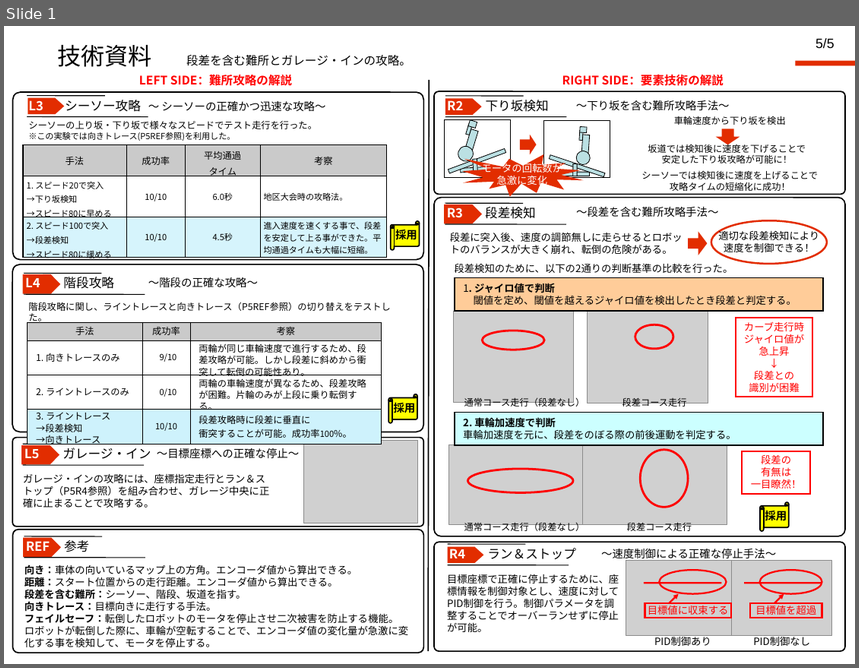
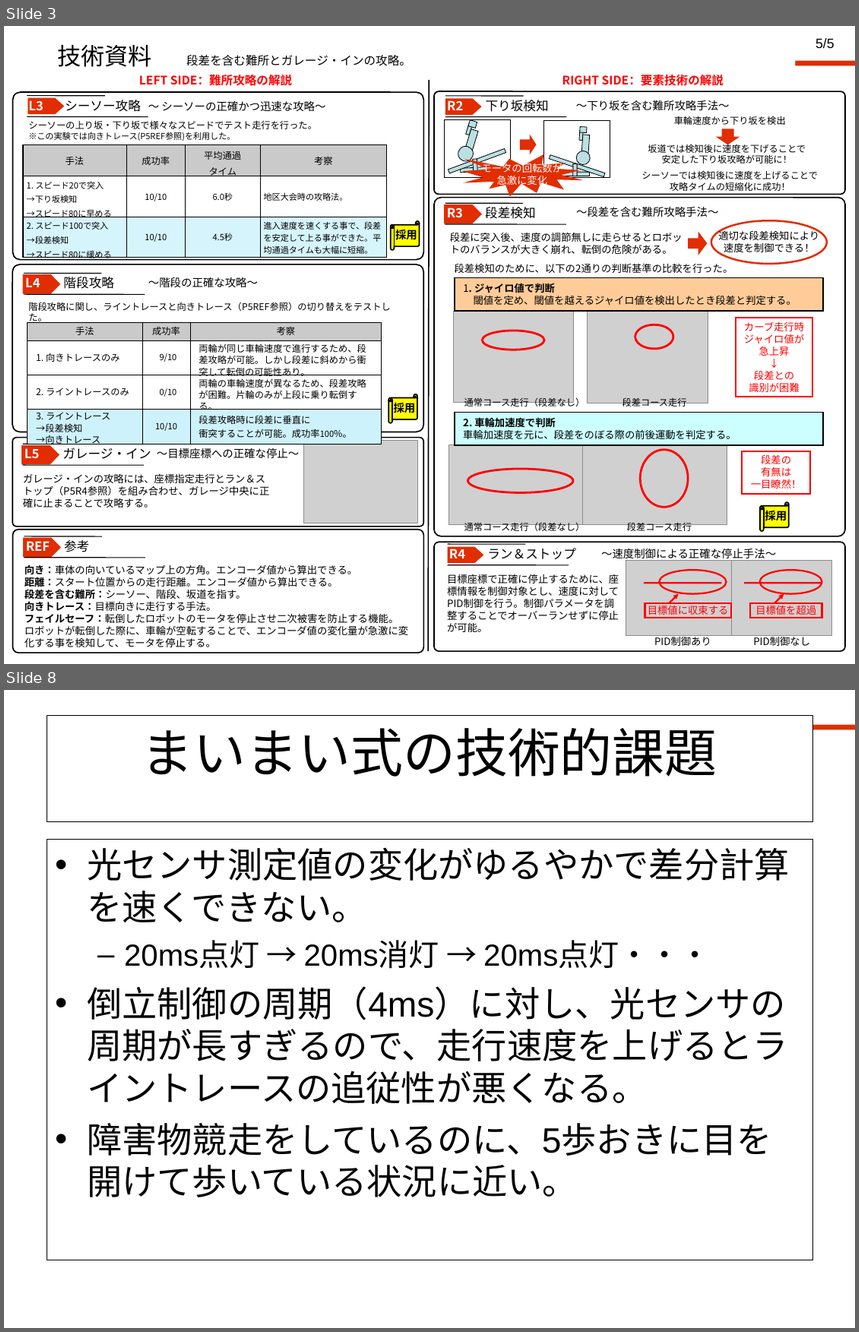
Before and after one commit to jrits/model2011, a slide deck: model_5/222_hamarobo_model_5.ppt. Shown one above the other, each under a label of ours: slide 1 before the commit, slides 3 and 8 after it; the slides between them are not shown. The pictures are 859x668 and 859x1332 pixels, drawn with LibreOffice and Linux fonts; fonts in the diff are those of the drawing; grey boxes stand for pictures; background and template pictures are left out. Boxes give left, top, right and bottom in pixels: in the first picture for what was removed or moved away, otherwise in the second. Text is boxed around its words. In the diff, an @@ line names an element or a change of style, - is before the commit and + after.

```diff
--- a/model_5/222_hamarobo_model_5.ppt
+++ b/model_5/222_hamarobo_model_5.ppt
@@ slide 8 added at [4, 690, 855, 1328], background #FFFFFF; not listed: 1 template element that a slide beside it also shows @@
@@ title added at [47, 716, 813, 822], fill #FFFFFF, outline #000000 0.74 pt, 62 pt, text #000000 @@
+まいまい式の技術的課題
@@ text added at [47, 839, 813, 1260], fill #FFFFFF, outline #000000 0.74 pt, 41.6 pt, text #000000 @@
+• 光センサ測定値の変化がゆるやかで差分計算を速くできない。
+  – 20ms点灯 → 20ms消灯 → 20ms点灯・・・
+• 倒立制御の周期（4ms）に対し、光センサの周期が長すぎるので、走行速度を上げるとライントレースの追従性が悪くなる。
+• 障害物競走をしているのに、5歩おきに目を開けて歩いている状況に近い。
@@ what was slide 1 is now slide 3 @@
```
Also in this commit, not shown: 8 other slides added, 4 other files.
